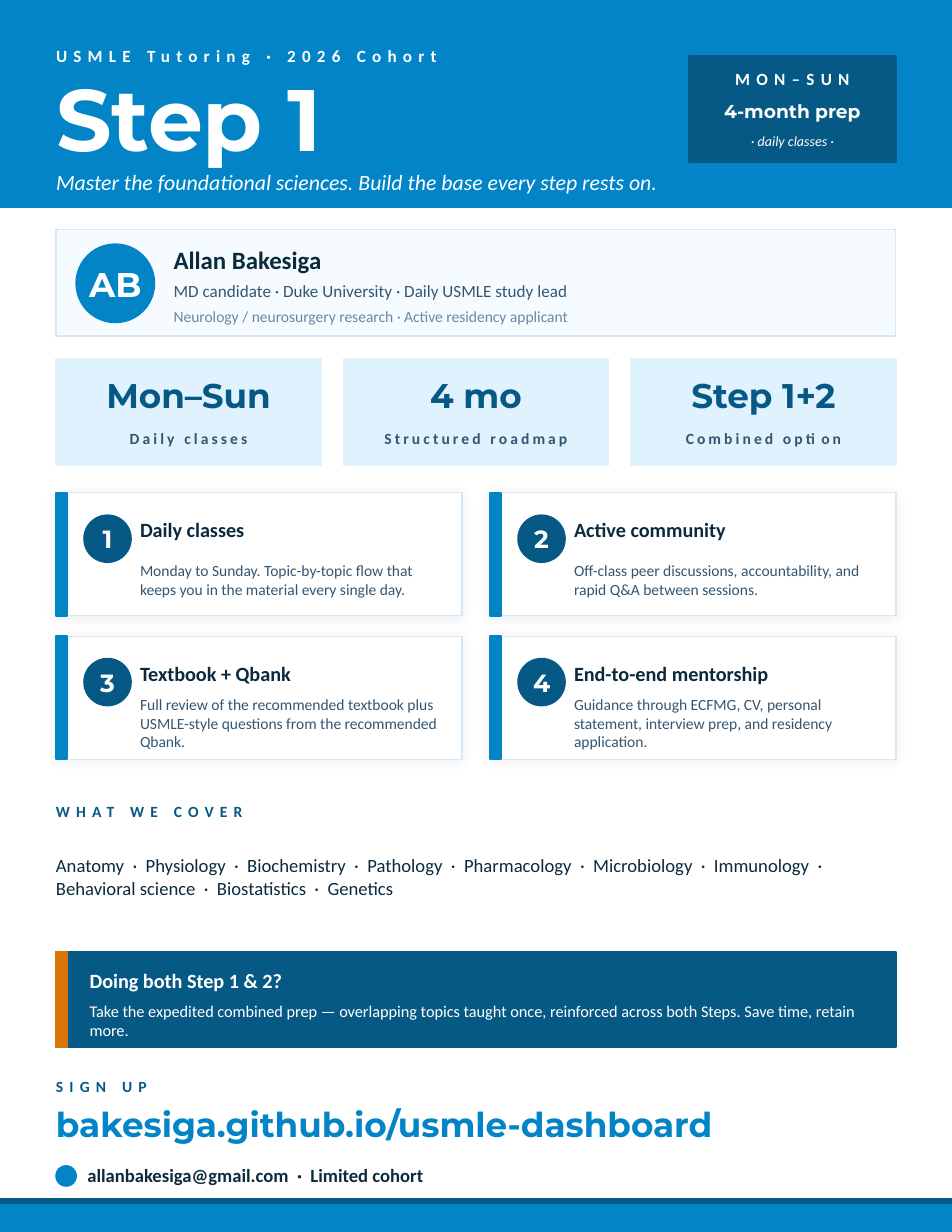
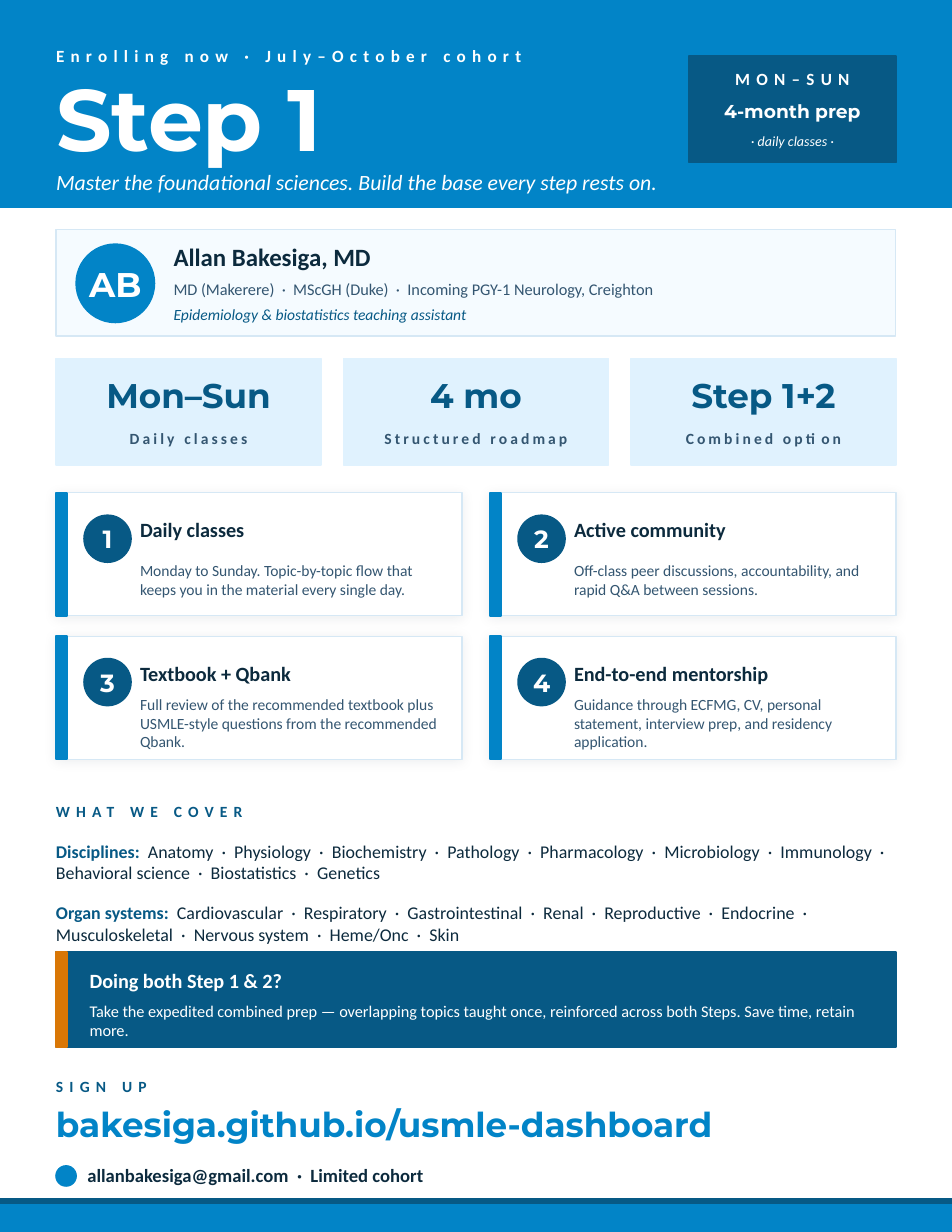
Before and after one commit to Bakesiga/usmle-dashboard, a slide deck: slide 1 of outputs/flyers/USMLE_Step1_Flyer.pptx. Drawn at 952x1232 pixels with LibreOffice and Linux fonts; fonts in the diff are those of the drawing. Boxes give left, top, right and bottom in pixels: in the first picture for what was removed or moved away, otherwise in the second. Text is boxed around its words. In the diff, an @@ line names an element or a change of style, - is before the commit and + after.

```diff
--- a/outputs/flyers/USMLE_Step1_Flyer.pptx
+++ b/outputs/flyers/USMLE_Step1_Flyer.pptx
@@ text at <box>56,50,521,65</box>: text changed @@
-USMLE Tutoring · 2026 Cohort
+Enrolling now · July–October cohort
@@ text at <box>174,248,370,271</box>: text changed @@
-Allan Bakesiga
+Allan Bakesiga, MD
@@ text at <box>174,283,653,298</box>: text changed; size 11 to 10.5 pt @@
-MD candidate · Duke University · Daily USMLE study lead
+MD (Makerere) · MScGH (Duke) · Incoming PGY-1 Neurology, Creighton
@@ text at <box>174,309,466,323</box>: text changed; text colour #6B87A3 to #075985; italic on @@
-Neurology / neurosurgery research · Active residency applicant
+Epidemiology & biostatistics teaching assistant
@@ text at <box>56,845,871,879</box>: text changed; size 12 to 11.5 pt @@
-Anatomy · Physiology · Biochemistry · Pathology · Pharmacology · Microbiology · Immunology · Behavioral science · Biostatistics · Genetics
+Disciplines: Anatomy · Physiology · Biochemistry · Pathology · Pharmacology · Microbiology · Immunology · Behavioral science · Biostatistics · Genetics
@@ text added at <box>56,906,794,944</box>, 11.5 pt, text #0C2A3D @@
+Organ systems: Cardiovascular · Respiratory · Gastrointestinal · Renal · Reproductive · Endocrine · Musculoskeletal · Nervous system · Heme/Onc · Skin
```
Also in this commit, not shown: 2 other files.
